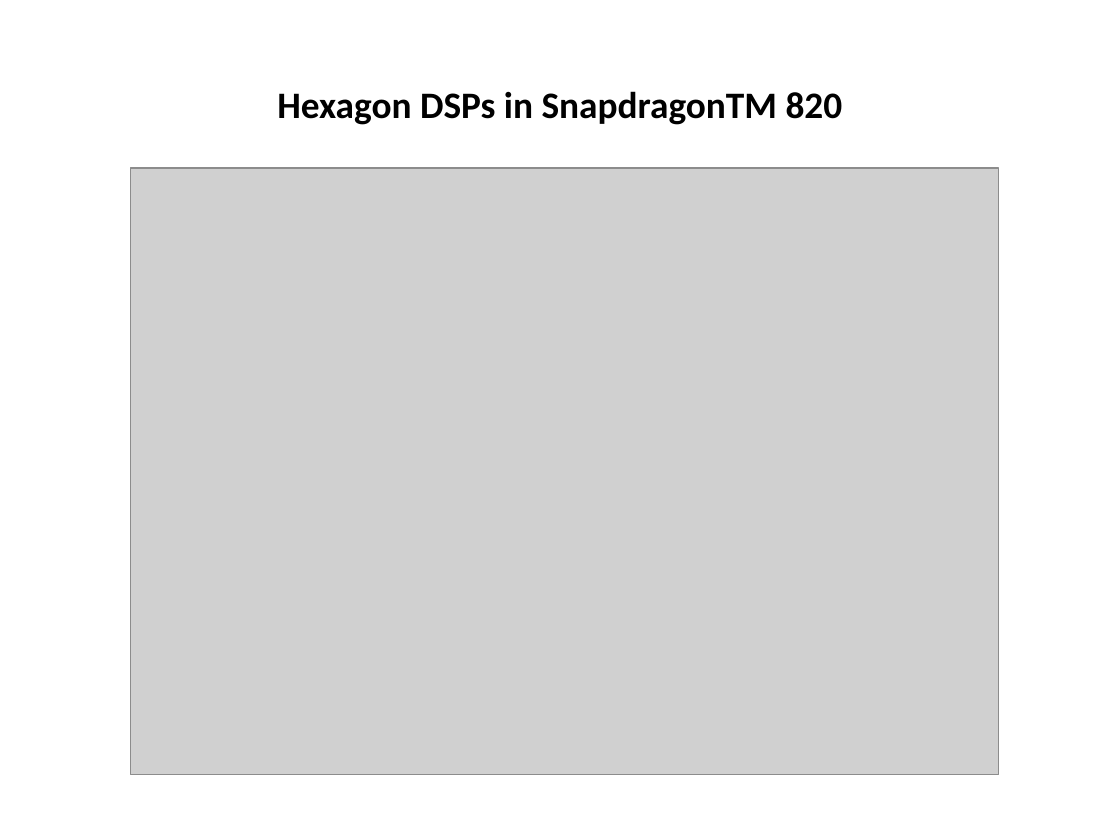
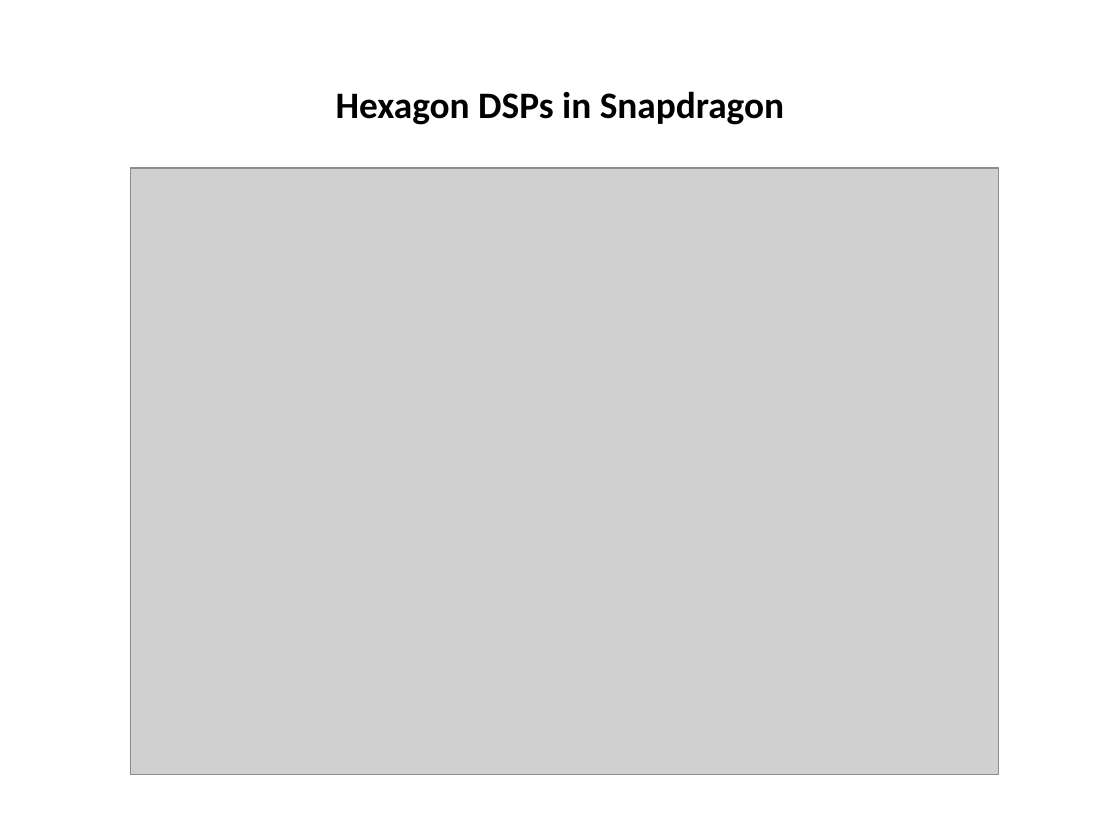
Before and after one commit to Bhagyalakshmi-Marem/TSHtraining, a slide deck: slide 3 of Hexagon_SDK/Docs/Hexagon_SDK_ppt.pptx. Drawn at 1120x840 pixels with LibreOffice and Linux fonts; fonts in the diff are those of the drawing; grey boxes stand for pictures. Boxes give left, top, right and bottom in pixels: in the first picture for what was removed or moved away, otherwise in the second. Text is boxed around its words. In the diff, an @@ line names an element or a change of style, - is before the commit and + after.

Commit message:
Updated ppt for Hexagon SDK Updated Daily status on 3/11

```diff
--- a/Hexagon_SDK/Docs/Hexagon_SDK_ppt.pptx
+++ b/Hexagon_SDK/Docs/Hexagon_SDK_ppt.pptx
@@ title at <box>336,91,784,125</box>: text changed @@
-Hexagon DSPs in SnapdragonTM 820
+Hexagon DSPs in Snapdragon
```
Also in this commit, not shown: 7 other slides changed, 9 slides added, 1 other file.
